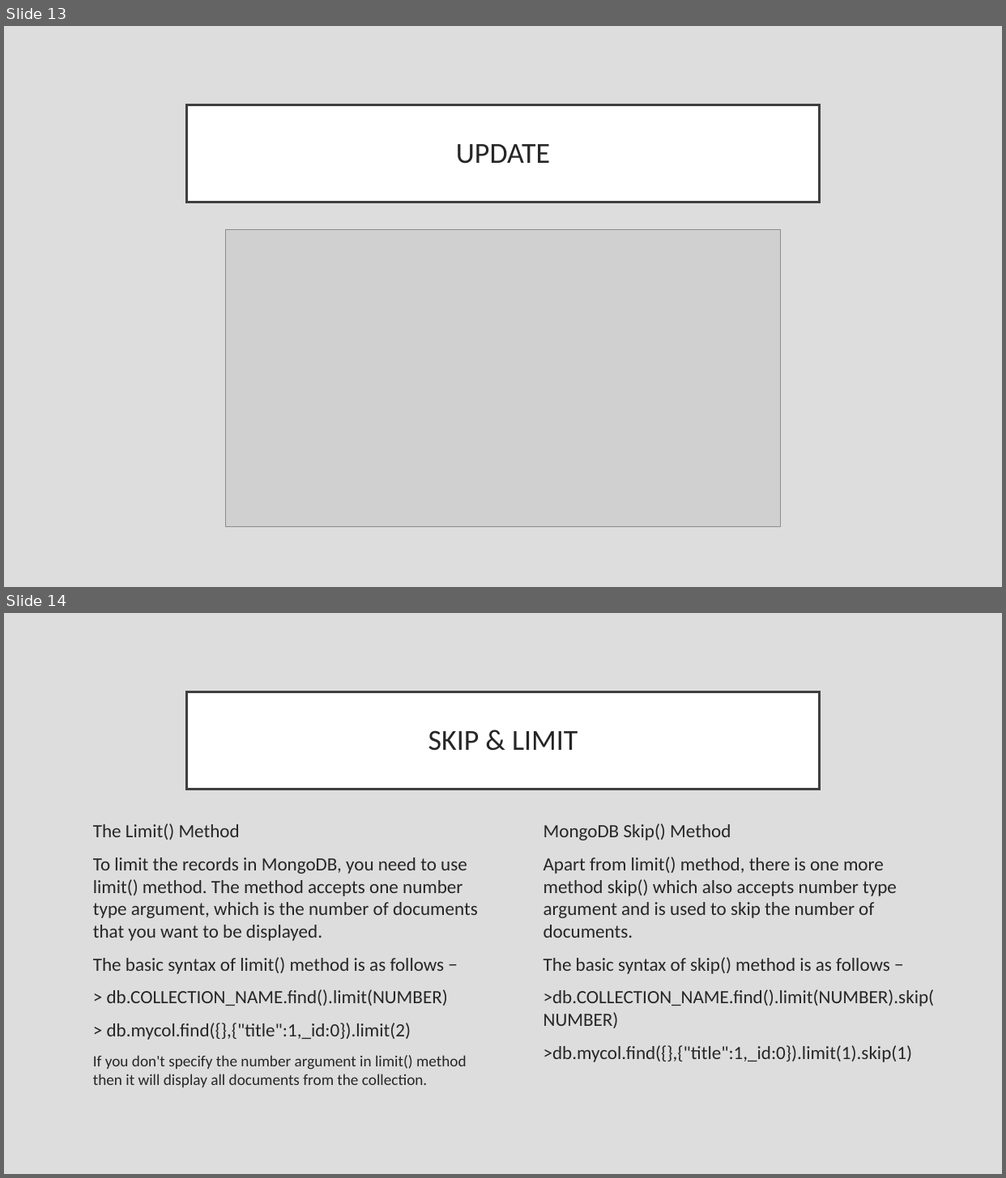
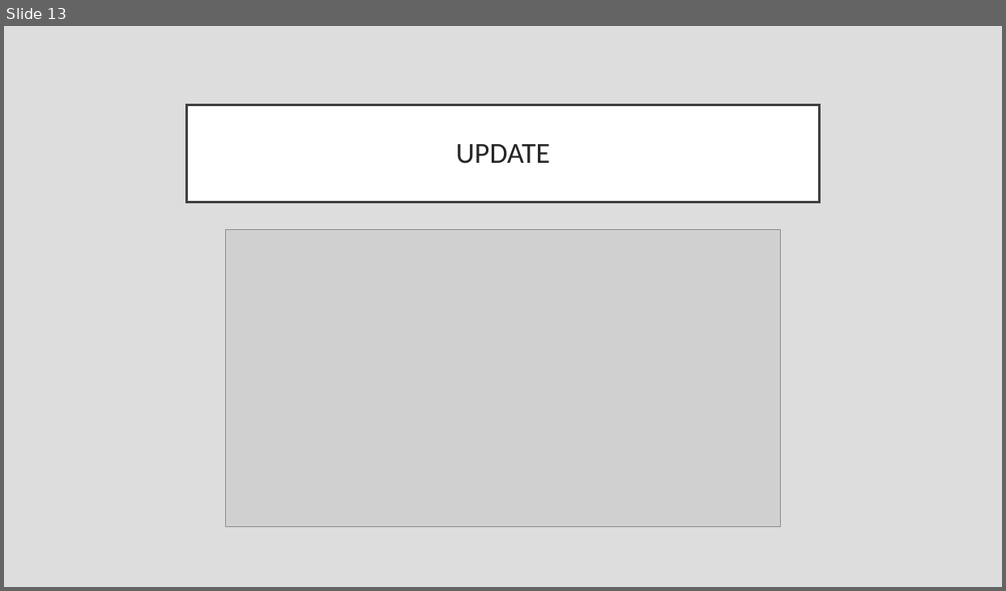
Before and after one commit to opendevs-org/webmonk-2, a slide deck: Course Day 10/Webmonk Course (day - 10).pptx. Shown one above the other, each under a label of ours: slides 13 and 14 before the commit, slide 13 after it. The pictures are 1006x1178 and 1006x591 pixels, drawn with LibreOffice and Linux fonts; fonts in the diff are those of the drawing; grey boxes stand for pictures. Boxes give left, top, right and bottom in pixels: in the first picture for what was removed or moved away, otherwise in the second. Text is boxed around its words. In the diff, an @@ line names an element or a change of style, - is before the commit and + after.

```diff
--- a/Course Day 10/Webmonk Course (day - 10).pptx
+++ b/Course Day 10/Webmonk Course (day - 10).pptx
@@ slide 14 removed at [4,613,1002,1174], background #DDDDDD @@
@@ title removed at [187,692,819,789] @@
-SKIP & LIMIT
@@ text removed at [93,824,478,1088] @@
-The Limit() Method
-To limit the records in MongoDB, you need to use limit() method. The method accepts one number type argument, which is the number of documents that you want to be displayed.
-The basic syntax of limit() method is as follows −
-> db.COLLECTION_NAME.find().limit(NUMBER)
-> db.mycol.find({},{"title":1,_id:0}).limit(2)
-If you don't specify the number argument in limit() method then it will display all documents from the collection.
@@ text removed at [543,824,935,1063] @@
-MongoDB Skip() Method
-Apart from limit() method, there is one more method skip() which also accepts number type argument and is used to skip the number of documents.
-The basic syntax of skip() method is as follows −
->db.COLLECTION_NAME.find().limit(NUMBER).skip(NUMBER)
->db.mycol.find({},{"title":1,_id:0}).limit(1).skip(1)
```
Also in this commit, not shown: 1 slide changed.
